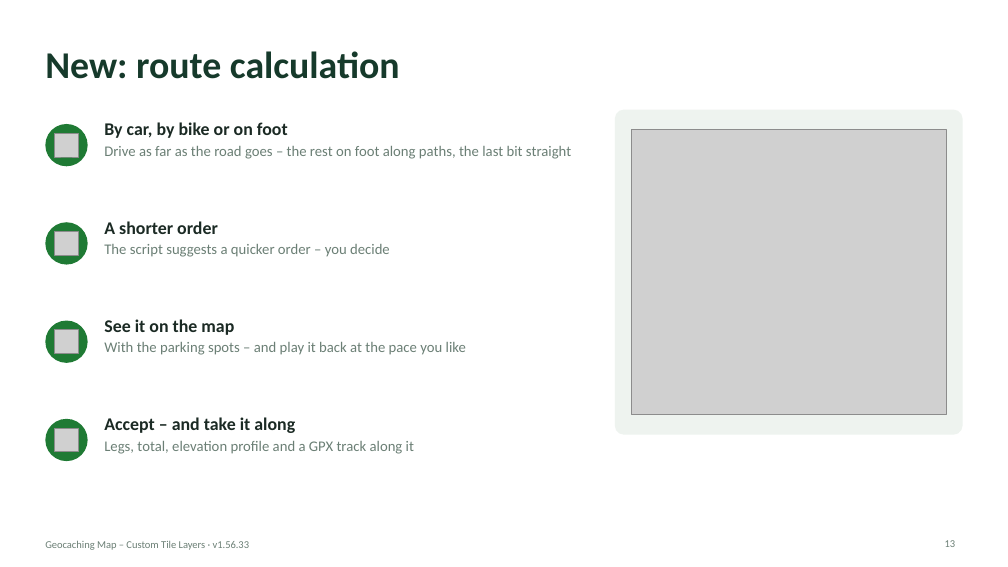
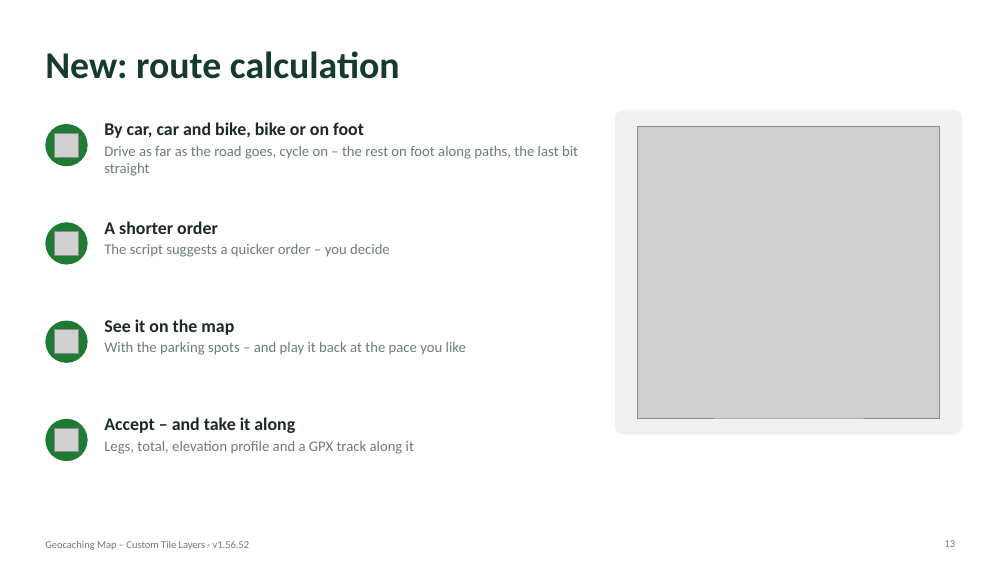
Before and after one commit to knutos/custom-tiles, a slide deck: slide 13 of docs/Geocaching-Map-Custom-Tile-Layers-Presentation.pptx. Drawn at 1008x567 pixels with LibreOffice and Linux fonts; fonts in the diff are those of the drawing; grey boxes stand for pictures. Boxes give left, top, right and bottom in pixels: in the first picture for what was removed or moved away, otherwise in the second. Text is boxed around its words. In the diff, an @@ line names an element or a change of style, - is before the commit and + after.

Commit message:
1.56.52 – Route calculation: new mode by car and bike (bike taken off where the car has to stop, ridden back to the car); bike rides the walking route or a Valhalla route where the bike route takes a path; car not stranded by a mismatch at the start; forest roads that are ski trails in winter allowed; route drawn in solid colours (purple car, green bike, orange foot, red straight across), see-through 0–90 %; accepted route marked ✓ Accepted. Docs updated.

```diff
--- a/docs/Geocaching-Map-Custom-Tile-Layers-Presentation.pptx
+++ b/docs/Geocaching-Map-Custom-Tile-Layers-Presentation.pptx
@@ text at [104, 122, 578, 176]: text changed @@
-By car, by bike or on foot
-Drive as far as the road goes – the rest on foot along paths, the last bit straight
+By car, car and bike, bike or on foot
+Drive as far as the road goes, cycle on – the rest on foot along paths, the last bit straight
@@ picture: place and size @@
-picture at [631, 129, 946, 414]
+picture at [638, 126, 940, 418]
@@ text at [45, 541, 250, 550]: text changed @@
-Geocaching Map – Custom Tile Layers · v1.56.33
+Geocaching Map – Custom Tile Layers · v1.56.52
```
Also in this commit, not shown: 18 other slides changed, 9 other files.
